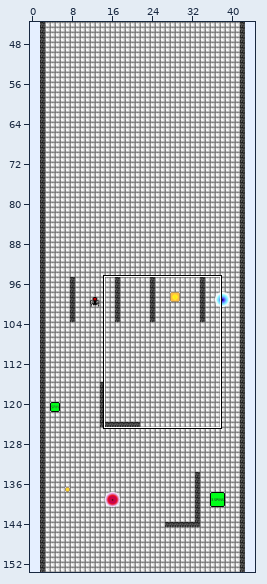
A Tiled map gets an edit: assets/untitled1.tmx. Above, an overview of the earlier version with the close-up marked.
Close-up. As it was:
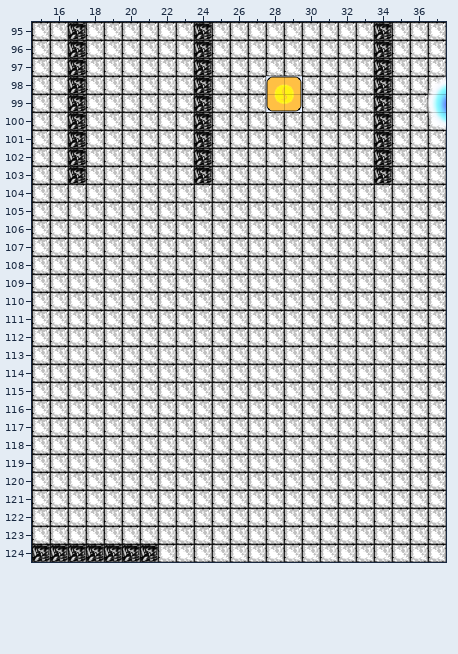
Cells are 32x32 px. Shown: x 15..37, y 95..124. The commit also changed other parts of the map, which this record leaves out.
Once edited:
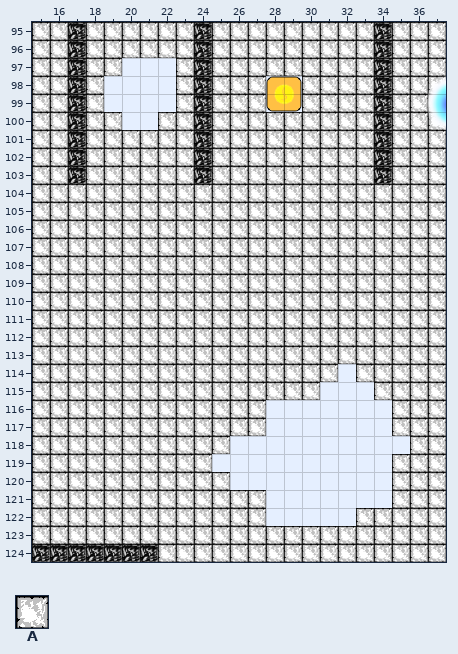
Key: from "map_sprite": A 50.
_ is an empty cell.
Tiles replaced or removed in this view: A.
Change:
Changed rows in their new state; . is an unchanged cell.
Layer "walls":
first column x 19:
 97 .___
 98 ____
 99 ____
100 .__.
first column x 25:
114 ......._...
115 ......___..
116 ..._______.
117 ..._______.
118 .__________
119 __________.
120 ._________.
121 ..._______.
122 ..._____...
Where, in picture pixels (left, top, right, bottom), the same in both close-ups:
removed: (104, 58, 176, 130)
removed: (212, 364, 410, 526)
